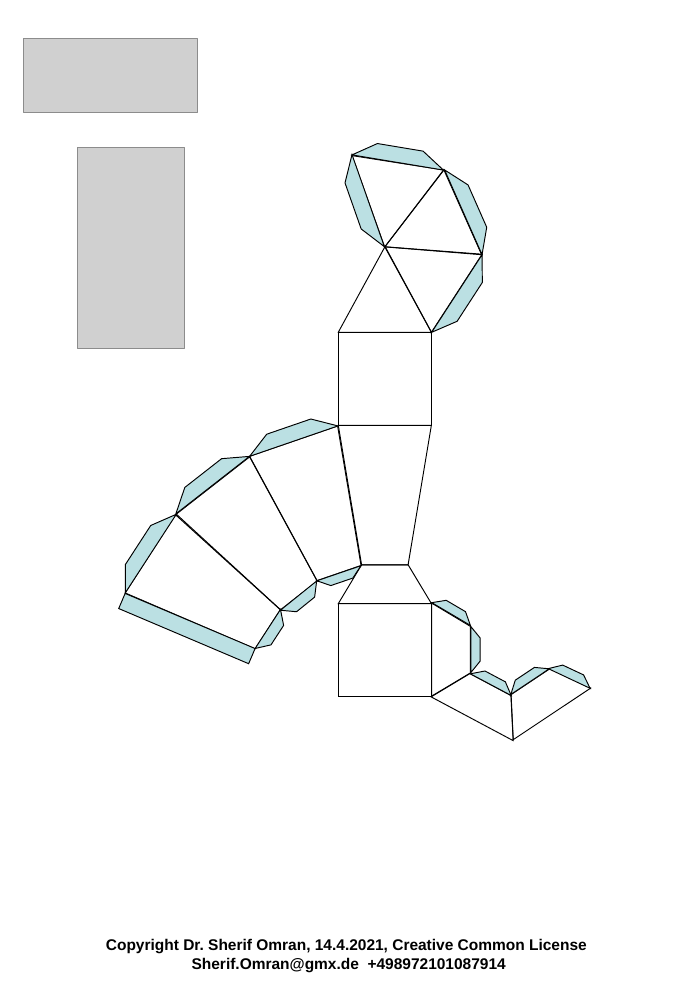
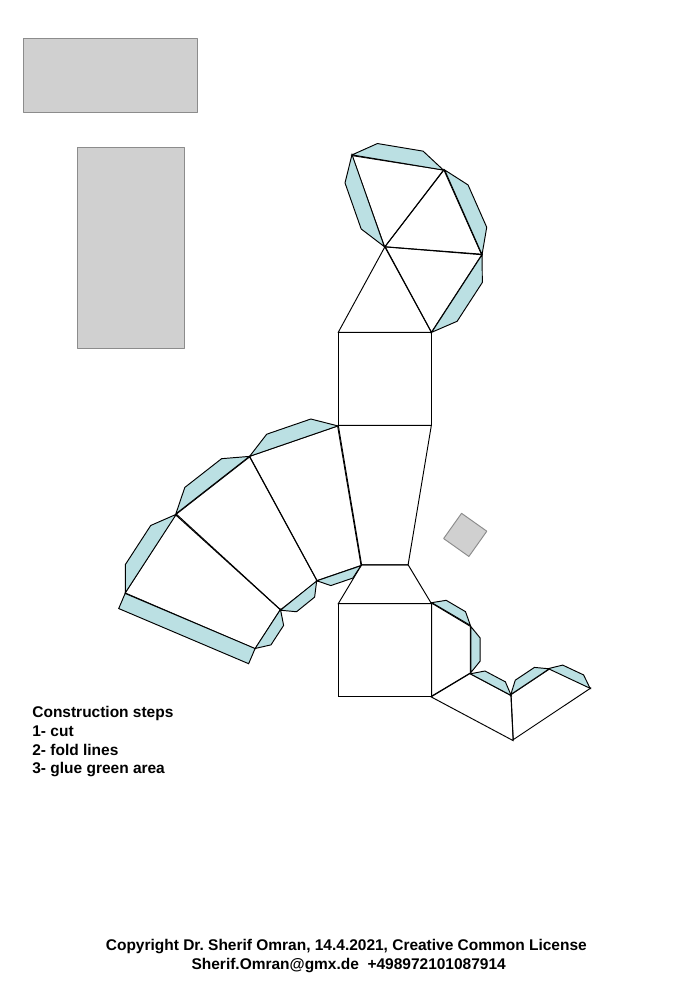
Before and after one commit to ehrenmann1977/Create_fanos_ramadan, a slide deck: slide 1 of fanos.ppt. Drawn at 698x1008 pixels with LibreOffice and Linux fonts; fonts in the diff are those of the drawing; grey boxes stand for pictures. Boxes give left, top, right and bottom in pixels: in the first picture for what was removed or moved away, otherwise in the second. Text is boxed around its words. In the diff, an @@ line names an element or a change of style, - is before the commit and + after.

Commit message:
added scissor and steps

```diff
--- a/fanos.ppt
+++ b/fanos.ppt
@@ picture added at bbox=[443, 513, 486, 556] @@
@@ text added at bbox=[32, 705, 173, 777], 12 pt, text #000000, bold @@
+Construction steps
+1- cut
+2- fold lines
+3- glue green area
```
Also in this commit, not shown: 1 other file.
